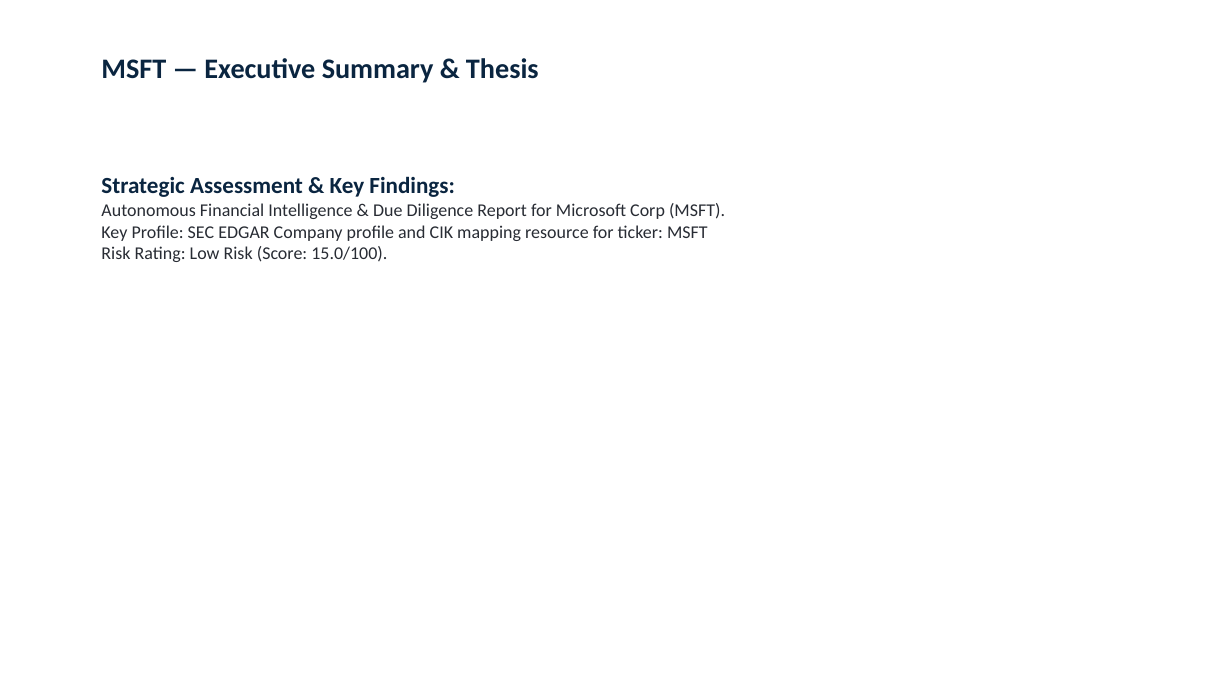
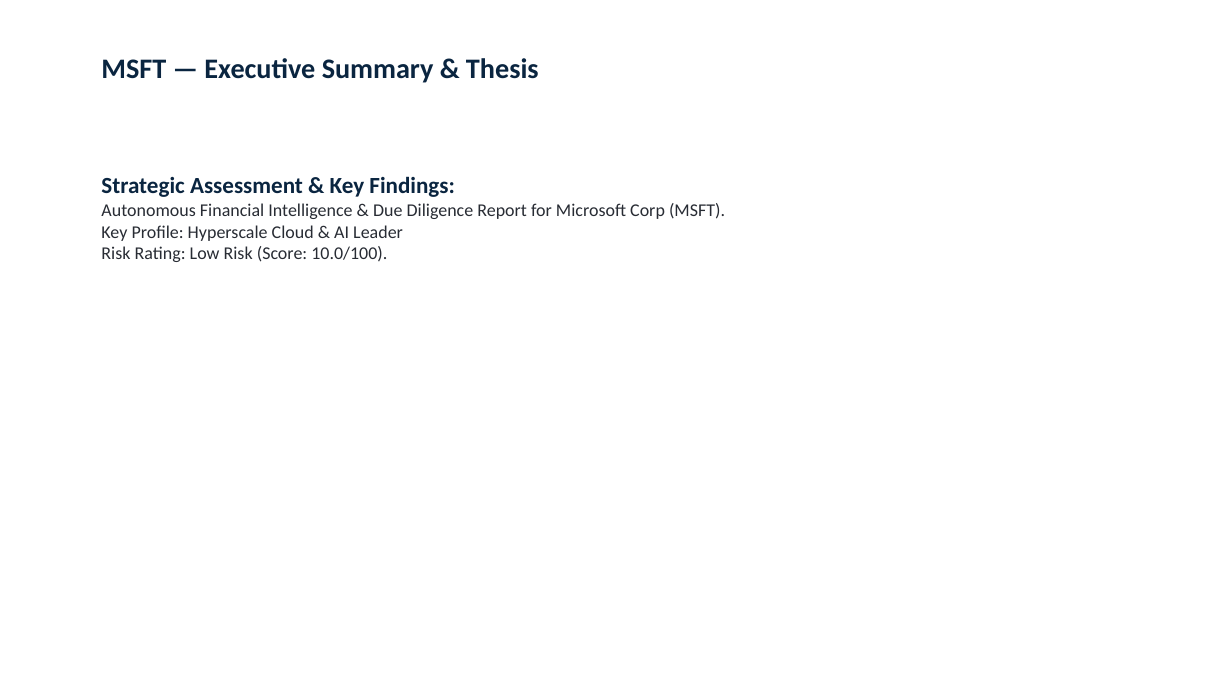
Before and after one commit to rhythem27/Aether, a slide deck: slide 2 of exports/pitchbooks/MSFT_Institutional_Pitchbook.pptx. Drawn at 1232x693 pixels with LibreOffice and Linux fonts; fonts in the diff are those of the drawing. Boxes give left, top, right and bottom in pixels: in the first picture for what was removed or moved away, otherwise in the second. Text is boxed around its words. In the diff, an @@ line names an element or a change of style, - is before the commit and + after.

```diff
--- a/exports/pitchbooks/MSFT_Institutional_Pitchbook.pptx
+++ b/exports/pitchbooks/MSFT_Institutional_Pitchbook.pptx
@@ text at (101,203,725,262): text changed @@
-Autonomous Financial Intelligence & Due Diligence Report for Microsoft Corp (MSFT).
-Key Profile: SEC EDGAR Company profile and CIK mapping resource for ticker: MSFT
-Risk Rating: Low Risk (Score: 15.0/100).
+Autonomous Financial Intelligence & Due Diligence Report for Microsoft Corp (MSFT).
+Key Profile: Hyperscale Cloud & AI Leader
+Risk Rating: Low Risk (Score: 10.0/100).
```
Also in this commit, not shown: 4 other slides changed, 10 other files.
